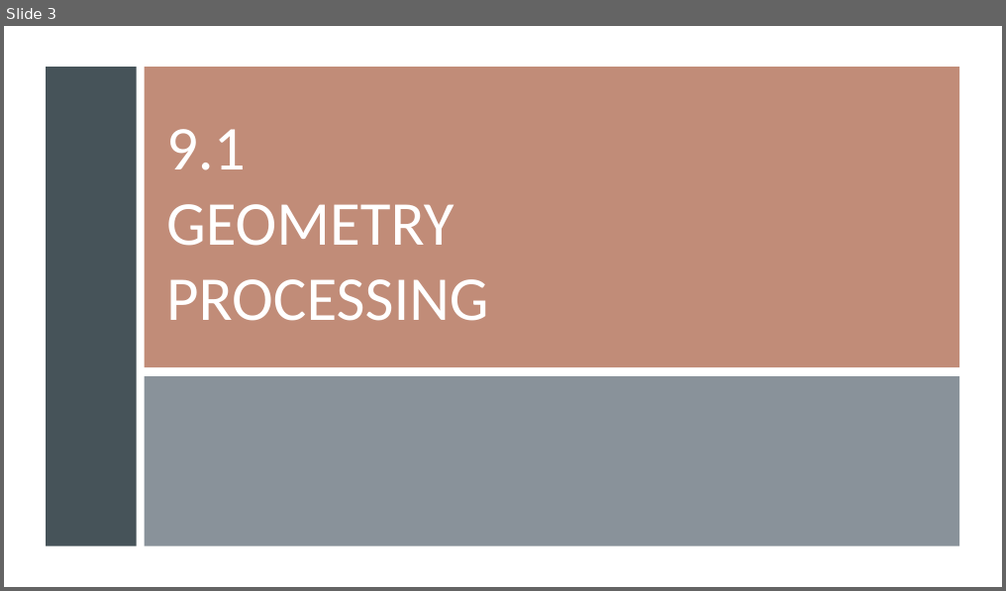
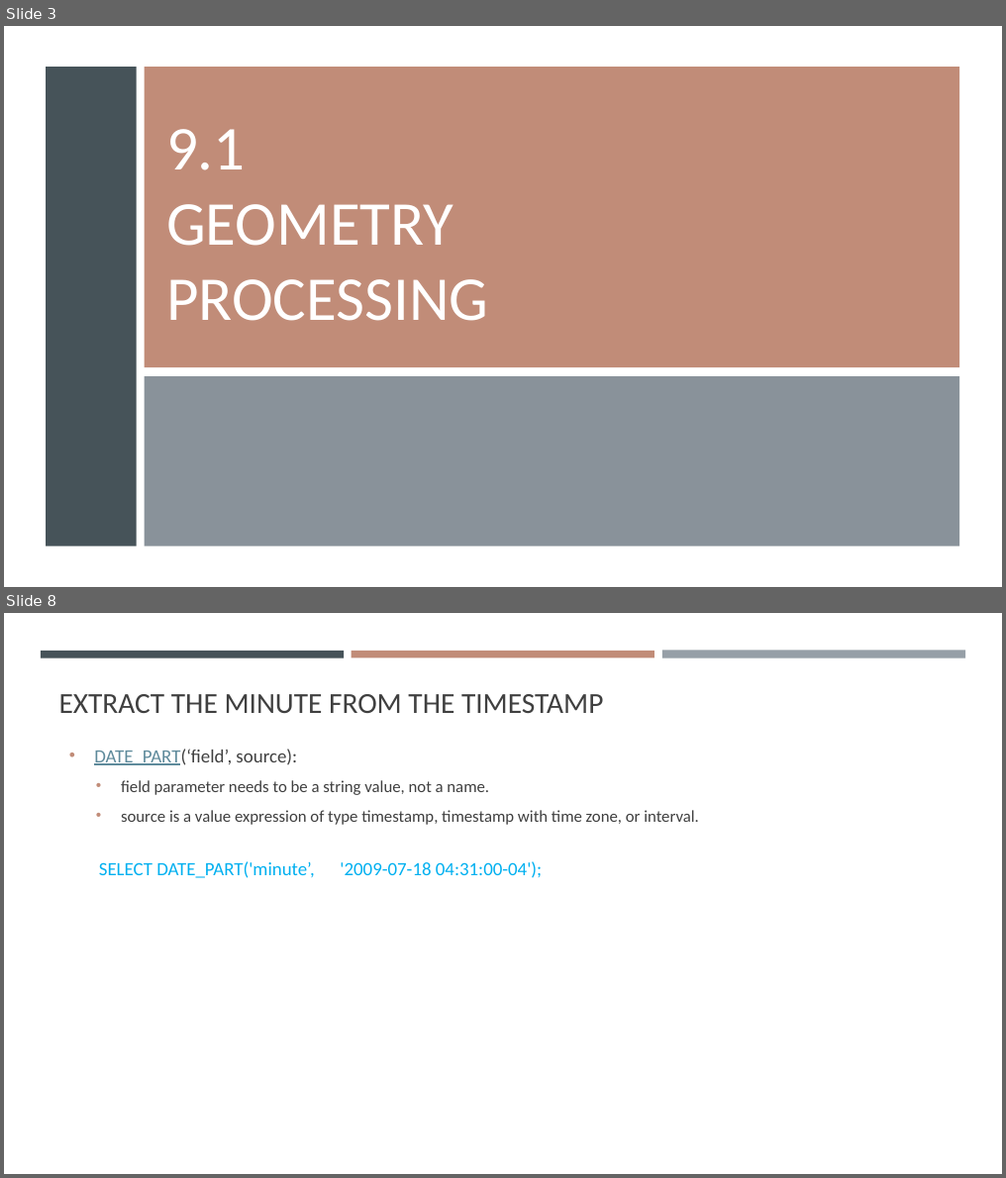
Before and after one commit to gisynw/ssj-376, a slide deck: docs/Lectures/Week09/Week09_GeometryProcessing_part2.pptx. Shown one above the other, each under a label of ours: slide 3 before the commit, slides 3 and 8 after it; the slides between them are not shown. The pictures are 1006x591 and 1006x1178 pixels, drawn with LibreOffice and Linux fonts; fonts in the diff are those of the drawing. Boxes give left, top, right and bottom in pixels: in the first picture for what was removed or moved away, otherwise in the second. Text is boxed around its words. In the diff, an @@ line names an element or a change of style, - is before the commit and + after.

```diff
--- a/docs/Lectures/Week09/Week09_GeometryProcessing_part2.pptx
+++ b/docs/Lectures/Week09/Week09_GeometryProcessing_part2.pptx
@@ slide 8 added at [4, 613, 1002, 1174], background #FFFFFF @@
@@ rectangle added at [41, 651, 344, 658], fill #465359 @@
@@ rectangle added at [351, 651, 654, 658], fill #C18C78 @@
@@ rectangle added at [662, 651, 965, 659], fill #969FA7 @@
@@ title added at [59, 694, 603, 713], 28 pt, text #404040 @@
+EXTRACT THE MINUTE FROM THE TIMESTAMP
@@ text added at [94, 749, 699, 825], 16 pt, text #404040 @@
+• DATE_PART(‘field’, source):
+  • field parameter needs to be a string value, not a name.
+  • source is a value expression of type timestamp, timestamp with time zone, or interval.
@@ text added at [99, 861, 542, 878], 18 pt, text #00B0F0 @@
+SELECT DATE_PART('minute’, '2009-07-18 04:31:00-04');
```
Also in this commit, not shown: 12 other slides added, 2 other files.
